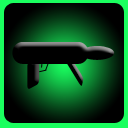
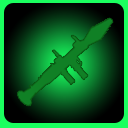
Layer changes from the first 128×128 image to the second:
hid "Shape 4", painted on it, masked it over (45, 63, 49, 71)
hid "Shape 3", painted on it, masked it over (39, 69, 47, 73)
hid "Shape 7" over (12, 42, 115, 64)
added layer "Layer 1" above "Shape 1 copy" over (17, 18, 113, 106)
hid "Shape 1 copy", painted on it, masked it over (65, 52, 84, 86)
hid "Shape 1", painted on it, masked it over (27, 57, 40, 89)
painted on "Widget BG", masked it over (4, 3, 124, 123)
